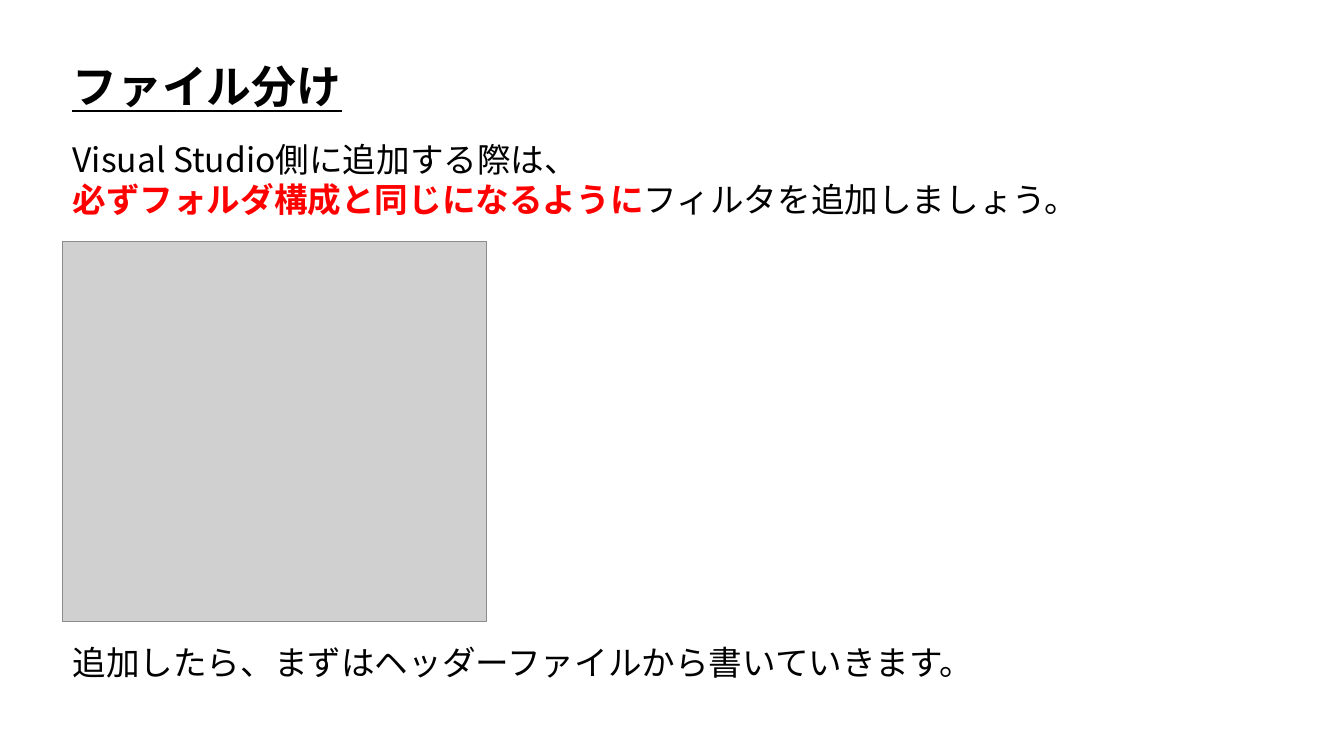
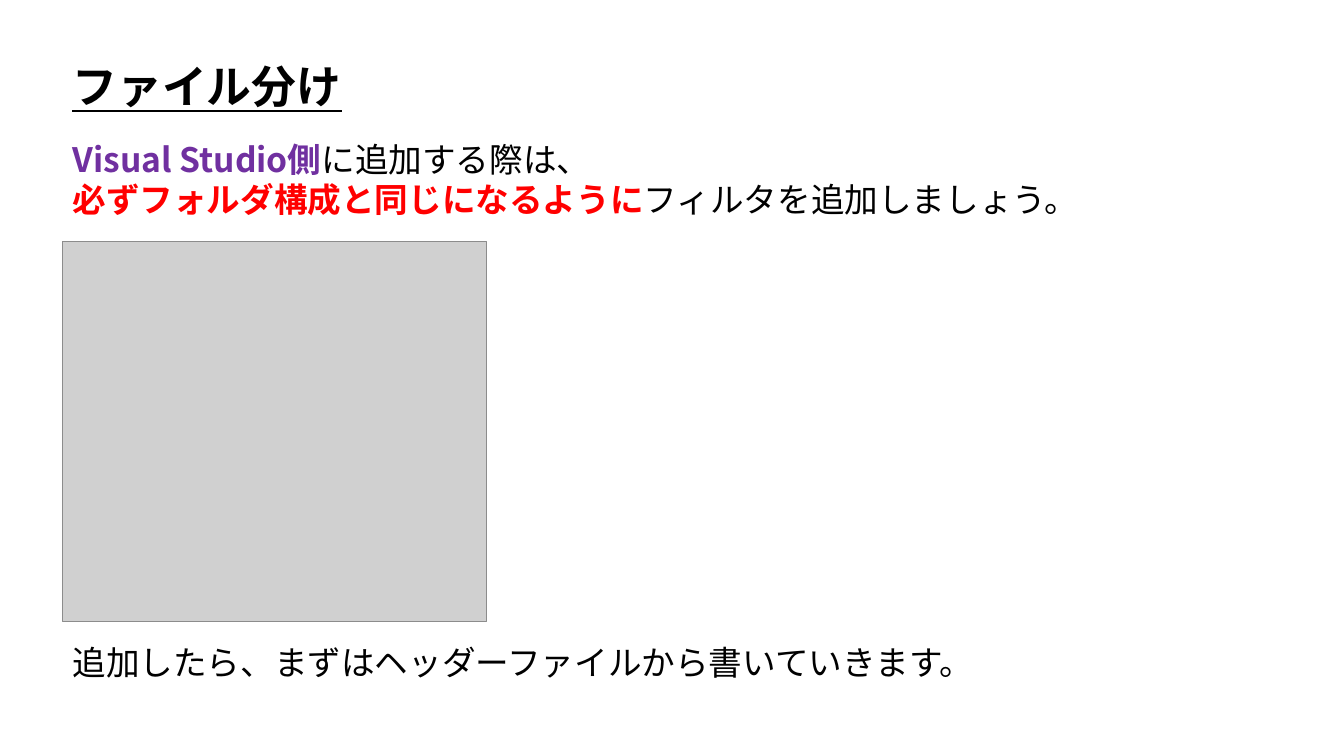
Before and after one commit to ArakiYusuke-Ohara/Textbook, a slide deck: slide 3 of ゲーム科1年/00_前期/ゲームプログラミングⅠ/08_ファイル分け.pptx. Drawn at 1344x756 pixels with LibreOffice and Linux fonts; fonts in the diff are those of the drawing; grey boxes stand for pictures. Boxes give left, top, right and bottom in pixels: in the first picture for what was removed or moved away, otherwise in the second. Text is boxed around its words. In the diff, an @@ line names an element or a change of style, - is before the commit and + after.

```diff
--- a/ゲーム科1年/00_前期/ゲームプログラミングⅠ/08_ファイル分け.pptx
+++ b/ゲーム科1年/00_前期/ゲームプログラミングⅠ/08_ファイル分け.pptx
@@ text at bbox=[73, 143, 591, 175]: text colour #000000 to #7030A0, bold on in "Visual Studio側に追加する際は、" @@
```
Also in this commit, not shown: 6 other slides changed, 7 other files.
